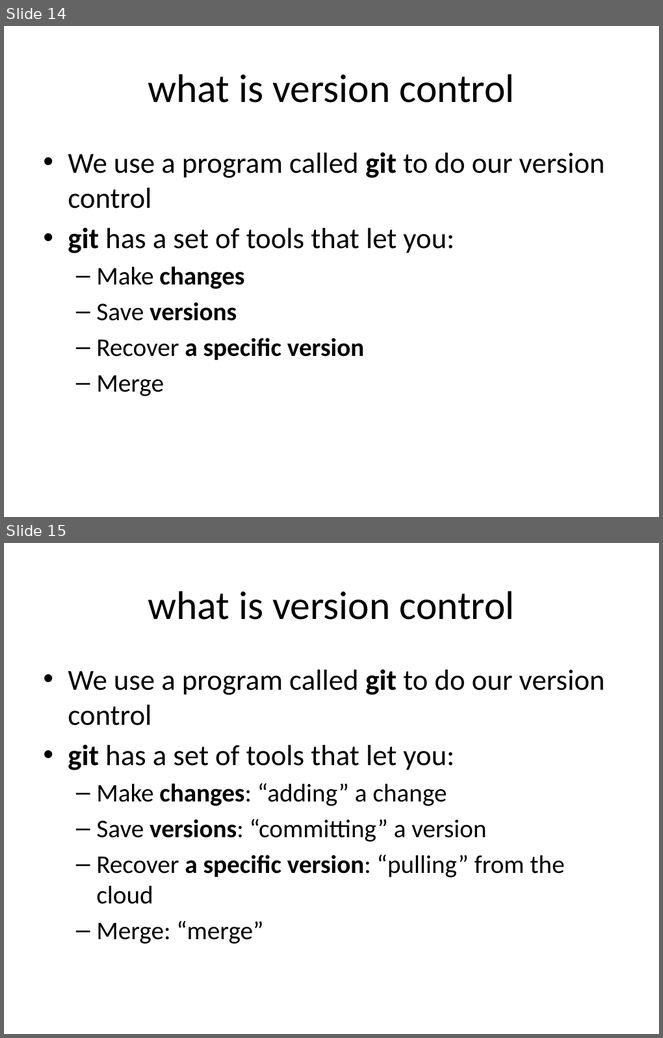
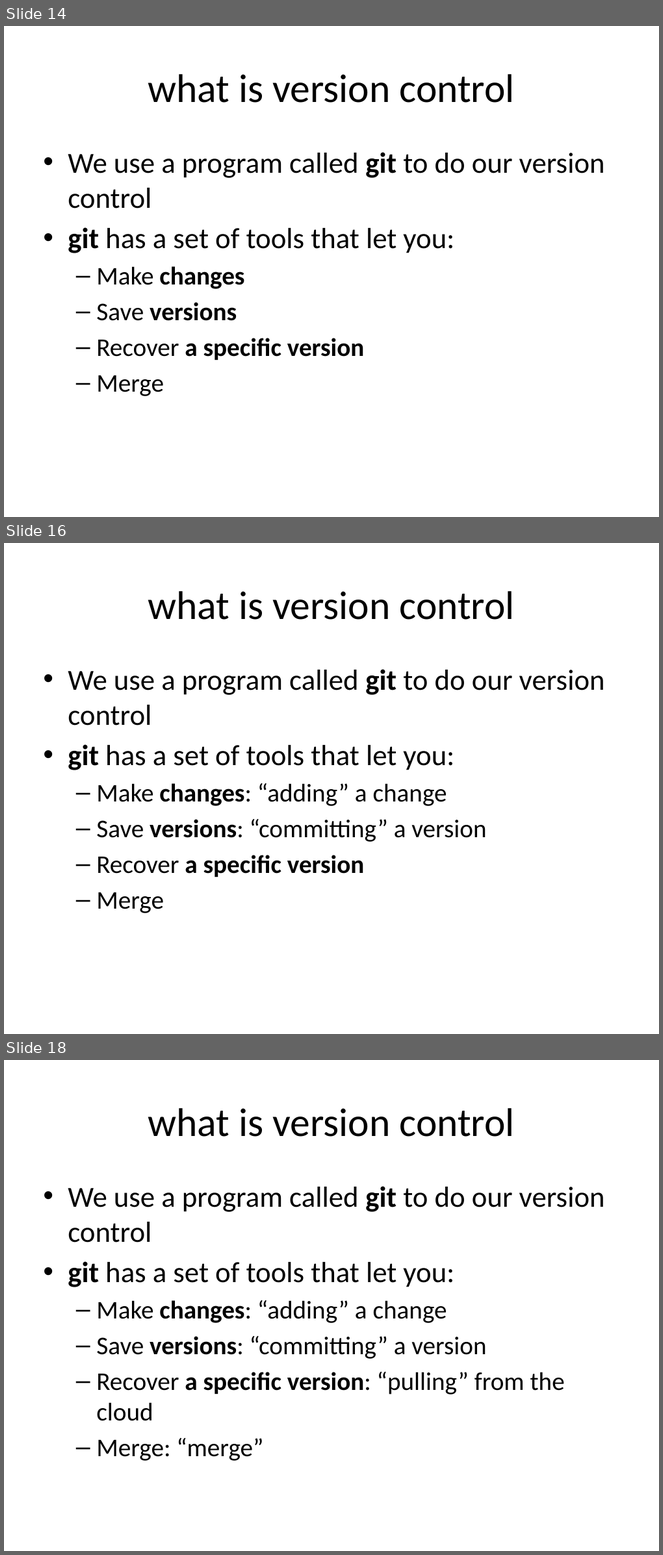
Before and after one commit to erindb/bootcamp, a slide deck: git_group1.pptx. Shown one above the other, each under a label of ours: slides 14 and 15 before the commit, slides 14, 16 and 18 after it; the slides between them are not shown. The pictures are 663x1038 and 663x1555 pixels, drawn with LibreOffice and Linux fonts; fonts in the diff are those of the drawing. Boxes give left, top, right and bottom in pixels: in the first picture for what was removed or moved away, otherwise in the second. Text is boxed around its words. In the diff, an @@ line names an element or a change of style, - is before the commit and + after.

```diff
--- a/git_group1.pptx
+++ b/git_group1.pptx
@@ slide 16 added at box(4, 543, 659, 1034), background #FFFFFF @@
@@ title added at box(148, 591, 515, 620), 44 pt, text #000000 @@
+what is version control
@@ text added at box(68, 669, 605, 913), 28 pt, text #000000 @@
+• We use a program called git to do our version control
+• git has a set of tools that let you:
+  – Make changes: “adding” a change
+  – Save versions: “committing” a version
+  – Recover a specific version
+  – Merge
@@ what was slide 15 is now slide 18 @@
```
Also in this commit, not shown: 8 other slides added, 5 slides removed.
